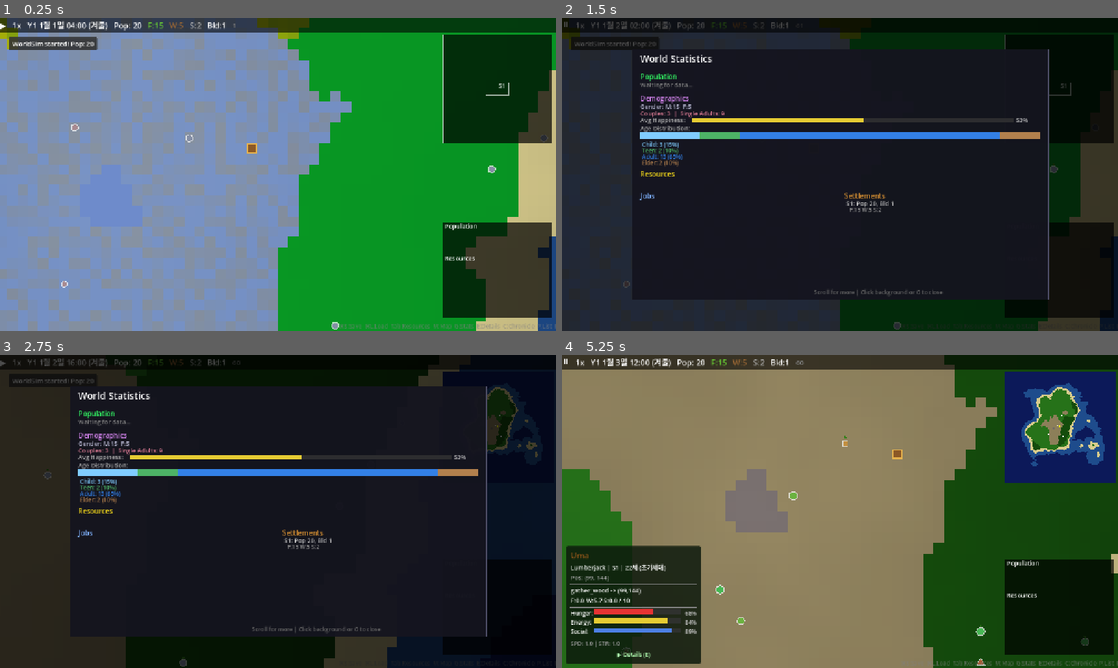
Above: before the commit, frames 1-4 (two rows, left to right).
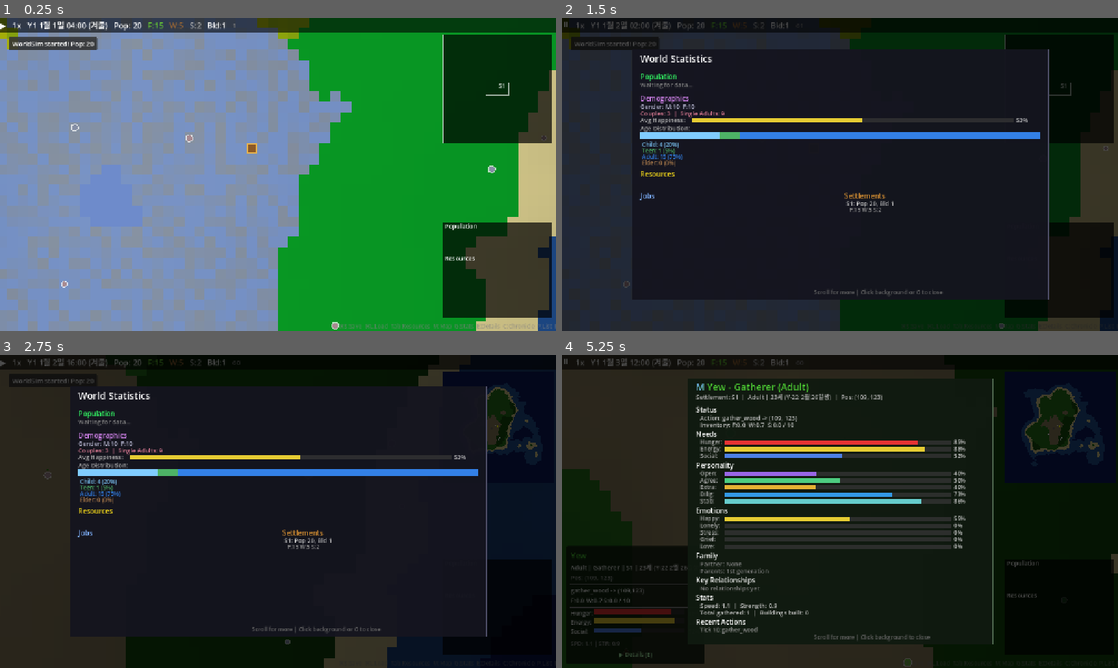
Above: after the commit, the same moments.

Repository: hyunlord/new-world
Game: Godot game, scene res://scenes/main/main.tscn
Two runs of this game, one before a commit and one after it. Both use one fixed random seed, a clock stepped at 60 frames per second and the inputs below.
Inputs (mouse positions are in pixels of both pictures, inside the frame that each line leads up to):
- Up to frame 1 (0.25 s): no input
- Up to frame 2 (1.5 s): tap Enter at 0.5 s; drag from (1056, 89) to (895, 105) at 0.52 s; drag from (1056, 271) to (812, 237) at 1.27 s
- Up to frame 3 (2.75 s): tap Space at 2 s; move the mouse to (278, 511) at 2.02 s; hold D from 2.03 s (still down); tap Tab at 2.1 s; click (278, 511) at 2.17 s
- Up to frame 4 (5.25 s): release D at 2.75 s; drag from (812, 574) to (673, 464) at 2.77 s; tap Enter at 3.5 s; move the mouse to (1006, 558) at 3.52 s; hold A 3.53-4.25 s; tap G at 3.6 s; tap Space at 3.77 s; drag from (673, 464) to (756, 433) at 4.27 s; click (634, 655) at 5 s, where only the run after the commit has a clickable "▶ Details (E)"

The runs differ from the first frame. In frame 1, less than 0.1% of the frame differs, in the area x 13-99%, y 34-100%; in frame 2, 0.4%; in frame 3, 0.4%; in frame 4, 92%, in the area x 0-100%, y 0-100%.

Commit message:
feat: birth_date system, childcare, 6-stage age, ancient removal (T-2007)
- birth_date stored on all entities, age derived from tick - birth_tick
- ChildcareSystem auto-feeds children from settlement stockpile
- 6-stage age: infant/toddler/child/teen/adult/elder (removed ancient)
- Child gathering at reduced efficiency, config-driven movement speed
- UI shows birth date + life stage in entity panels
- Enhanced demography + mortality logs with age-group breakdown

Co-Authored-By: Claude Sonnet 4.5 <noreply@anthropic.com>

Diff:
--- a/scenes/main/main.gd
+++ b/scenes/main/main.gd
@@ -26,6 +26,7 @@
 const AgeSystem = preload("res://scripts/systems/age_system.gd")
 const FamilySystem = preload("res://scripts/systems/family_system.gd")
 const MortalitySystem = preload("res://scripts/systems/mortality_system.gd")
+const ChildcareSystem = preload("res://scripts/systems/childcare_system.gd")
 
 var sim_engine: RefCounted
 var world_data: RefCounted
@@ -54,6 +55,7 @@
 var age_system: RefCounted
 var family_system: RefCounted
 var mortality_system: RefCounted
+var childcare_system: RefCounted
 
 @onready var world_renderer: Sprite2D = $WorldRenderer
 @onready var entity_renderer: Node2D = $EntityRenderer
@@ -112,6 +114,9 @@
 	needs_system = NeedsSystem.new()
 	needs_system.init(entity_manager)
 
+	childcare_system = ChildcareSystem.new()
+	childcare_system.init(entity_manager, building_manager, settlement_manager)
+
 	building_effect_system = BuildingEffectSystem.new()
 	building_effect_system.init(entity_manager, building_manager, sim_engine)
 
@@ -156,6 +161,7 @@
 	sim_engine.register_system(resource_regen_system)     # priority 5
 	sim_engine.register_system(job_assignment_system)     # priority 8
 	sim_engine.register_system(needs_system)              # priority 10
+	sim_engine.register_system(childcare_system)          # priority 12
 	sim_engine.register_system(building_effect_system)    # priority 15
 	sim_engine.register_system(behavior_system)           # priority 20
 	sim_engine.register_system(gathering_system)          # priority 25
--- a/scripts/ai/behavior_system.gd
+++ b/scripts/ai/behavior_system.gd
@@ -49,13 +49,25 @@
 	var social_deficit: float = 1.0 - entity.social
 	var stage: String = entity.age_stage
 
-	# Infant/toddler/child: wander, rest, socialize only
-	if stage == "infant" or stage == "toddler" or stage == "child":
+	# Infant/toddler: wander, rest, socialize only
+	if stage == "infant" or stage == "toddler":
 		return {
 			"wander": 0.3 + _rng.randf() * 0.1,
 			"rest": _urgency_curve(energy_deficit) * 1.2,
 			"socialize": _urgency_curve(social_deficit) * 0.8,
 		}
+
+	# Child: basic actions + reduced food/wood gathering
+	if stage == "child":
+		var child_scores: Dictionary = {
+			"wander": 0.3 + _rng.randf() * 0.1,
+			"rest": _urgency_curve(energy_deficit) * 1.2,
+			"socialize": _urgency_curve(social_deficit) * 0.8,
+			"gather_food": _urgency_curve(hunger_deficit) * 1.5 * 0.4,
+		}
+		if _resource_map != null and _has_nearby_resource(entity.position, GameConfig.ResourceType.WOOD, 15):
+			child_scores["gather_wood"] = (0.3 + _rng.randf() * 0.1) * 0.3
+		return child_scores
 
 	var scores: Dictionary = {
 		"wander": 0.2 + _rng.randf() * 0.1,
@@ -76,11 +88,6 @@
 				if entity.emotions.get("love", 0.0) > 0.3:
 					scores["visit_partner"] = 0.6  # Higher when in love
 
-	# Teen: gather_food only (no wood/stone/build)
-	if stage == "teen":
-		scores.erase("gather_wood")
-		scores.erase("gather_stone")
-
 	# ── Hunger override: ALL jobs prioritize food when starving ──
 	if entity.hunger < 0.3:
 		scores["gather_food"] = 1.0
@@ -88,14 +95,19 @@
 		if entity.inventory.get("food", 0.0) > 0.5:
 			scores["gather_food"] = 0.5  # lower because auto-eat handles it
 
-	# Resource gathering (requires resource_map) — teens cannot gather wood/stone
-	if _resource_map != null and stage != "teen":
+	# Resource gathering (requires resource_map)
+	if _resource_map != null:
 		if _has_nearby_resource(entity.position, GameConfig.ResourceType.WOOD, 15):
 			scores["gather_wood"] = 0.3 + _rng.randf() * 0.1
 		if _has_nearby_resource(entity.position, GameConfig.ResourceType.STONE, 15):
 			scores["gather_stone"] = 0.2 + _rng.randf() * 0.1
 
-	# Building-related actions (requires building_manager) — adults only (ancient treated as elder)
+	if stage == "teen":
+		if scores.has("gather_wood"):
+			scores["gather_wood"] *= 0.7
+		scores.erase("gather_stone")
+
+	# Building-related actions (requires building_manager) — adults only
 	if _building_manager != null and stage == "adult":
 		var sid: int = entity.settlement_id
 		# Deliver to stockpile — gradual threshold
--- a/scripts/core/entity_manager.gd
+++ b/scripts/core/entity_manager.gd
@@ -2,6 +2,7 @@
 
 const EntityDataScript = preload("res://scripts/core/entity_data.gd")
 const ChunkIndex = preload("res://scripts/core/chunk_index.gd")
+const GameCalendarScript = preload("res://scripts/core/game_calendar.gd")
 
 var _entities: Dictionary = {}  # id -> entity
 var _next_id: int = 1
@@ -71,6 +72,7 @@
 	# Set birth_tick: negative for pre-existing entities (born before game start)
 	if initial_age > 0:
 		entity.birth_tick = -initial_age
+	entity.birth_date = GameCalendarScript.birth_date_from_tick(entity.birth_tick, _rng)
 	# Frailty: N(1.0, 0.15), clamped [0.5, 2.0] (Vaupel frailty model)
 	entity.frailty = clampf(_rng.randfn(1.0, 0.15), 0.5, 2.0)
 	_entities[entity.id] = entity
--- /dev/null
+++ b/scripts/systems/childcare_system.gd
@@ -0,0 +1,97 @@
+extends "res://scripts/core/simulation_system.gd"
+
+var _entity_manager: RefCounted
+var _building_manager: RefCounted
+var _settlement_manager: RefCounted
+
+
+func _init() -> void:
+	system_name = "childcare"
+	priority = 12
+	tick_interval = GameConfig.CHILDCARE_TICK_INTERVAL
+
+
+func init(entity_manager: RefCounted, building_manager: RefCounted, settlement_manager: RefCounted) -> void:
+	_entity_manager = entity_manager
+	_building_manager = building_manager
+	_settlement_manager = settlement_manager
+
+
+func execute_tick(tick: int) -> void:
+	var alive: Array = _entity_manager.get_alive_entities()
+	var hungry_children: Array = []
+	for i in range(alive.size()):
+		var entity: RefCounted = alive[i]
+		if entity.age_stage != "infant" and entity.age_stage != "toddler" and entity.age_stage != "child" and entity.age_stage != "teen":
+			continue
+		if entity.hunger >= GameConfig.CHILDCARE_HUNGER_THRESHOLD:
+			continue
+		hungry_children.append(entity)
+
+	hungry_children.sort_custom(Callable(self, "_sort_hunger_ascending"))
+
+	for i in range(hungry_children.size()):
+		var child: RefCounted = hungry_children[i]
+		var settlement_id: int = child.settlement_id
+		if settlement_id <= 0:
+			continue
+
+		var feed_amount: float = float(GameConfig.CHILDCARE_FEED_AMOUNTS.get(child.age_stage, 0.0))
+		if feed_amount <= 0.0:
+			continue
+
+		var available_food: float = _get_settlement_food(settlement_id)
+		if available_food < feed_amount:
+			continue
+
+		var withdrawn: float = _withdraw_food(settlement_id, feed_amount)
+		if withdrawn <= 0.0:
+			continue
+
+		child.hunger = minf(child.hunger + withdrawn * GameConfig.FOOD_HUNGER_RESTORE, 1.0)
+		emit_event("child_fed", {
+			"entity_id": child.id,
+			"entity_name": child.entity_name,
+			"amount": withdrawn,
+			"settlement_id": settlement_id,
+			"hunger_after": child.hunger,
+			"tick": tick,
+		})
+
+
+func _get_settlement_food(settlement_id: int) -> float:
+	var total_food: float = 0.0
+	var stockpiles: Array = _building_manager.get_buildings_by_type("stockpile")
+	for i in range(stockpiles.size()):
+		var stockpile: RefCounted = stockpiles[i]
+		if stockpile.settlement_id != settlement_id or not stockpile.is_built:
+			continue
+		total_food += float(stockpile.storage.get("food", 0.0))
+	return total_food
+
+
+func _withdraw_food(settlement_id: int, amount: float) -> float:
+	if amount <= 0.0:
+		return 0.0
+
+	var remaining: float = amount
+	var withdrawn: float = 0.0
+	var stockpiles: Array = _building_manager.get_buildings_by_type("stockpile")
+	for i in range(stockpiles.size()):
+		if remaining <= 0.0:
+			break
+		var stockpile: RefCounted = stockpiles[i]
+		if stockpile.settlement_id != settlement_id or not stockpile.is_built:
+			continue
+		var available: float = float(stockpile.storage.get("food", 0.0))
+		if available <= 0.0:
+			continue
+		var take: float = minf(available, remaining)
+		stockpile.storage["food"] = available - take
+		remaining -= take
+		withdrawn += take
+	return withdrawn
+
+
+func _sort_hunger_ascending(a: RefCounted, b: RefCounted) -> bool:
+	return a.hunger < b.hunger
--- a/scripts/systems/family_system.gd
+++ b/scripts/systems/family_system.gd
@@ -59,46 +59,55 @@
 	_check_coupling(alive, tick)
 	_process_births(alive, tick)
 	_check_pregnancies(alive, tick)
-	# Yearly demography log with pregnancy block analysis
+	# Yearly demography log
 	var current_year: int = tick / GameConfig.TICKS_PER_YEAR
 	if current_year > _last_log_year:
 		_last_log_year = current_year
 		var pop: int = alive.size()
 		var couples: int = 0
 		var pregnant: int = 0
-		var fertile_women: int = 0
-		var avg_hunger: float = 0.0
-		# Pregnancy block counters
-		var b_no_partner: int = 0
-		var b_cooldown: int = 0
-		var b_hunger: int = 0
-		var b_age: int = 0
+		var adults: int = 0
+		var teens: int = 0
+		var children: int = 0
+		var infants: int = 0
 		for i in range(alive.size()):
 			var e: RefCounted = alive[i]
-			avg_hunger += e.hunger
 			if e.partner_id >= 0 and e.id < e.partner_id:
 				couples += 1
+			if e.age_stage == "adult" or e.age_stage == "elder":
+				adults += 1
+			elif e.age_stage == "teen":
+				teens += 1
+			elif e.age_stage == "child" or e.age_stage == "toddler":
+				children += 1
+			elif e.age_stage == "infant":
+				infants += 1
 			if e.gender == "female":
-				# Count fertile women (15-45)
-				if e.age >= _fertility_start and e.age < _fertility_end:
-					fertile_women += 1
-					if e.pregnancy_tick >= 0:
-						pregnant += 1
-					elif e.partner_id == -1:
-						b_no_partner += 1
-					elif e.last_birth_tick >= 0 and (tick - e.last_birth_tick) < POSTPARTUM_AMENORRHEA_TICKS:
-						b_cooldown += 1
-					elif e.hunger < 0.2:
-						b_hunger += 1
-				elif e.age_stage == "teen" or (e.age_stage == "adult" and e.age >= _fertility_end):
-					b_age += 1
-		avg_hunger = avg_hunger / float(pop) if pop > 0 else 0.0
-		print("[YEARLY] Y=%d pop=%d births=%d deaths=%d couples=%d pregnant=%d fertile_f=%d avg_hunger=%.2f" % [
-			current_year, pop, _entity_manager.total_births, _entity_manager.total_deaths,
-			couples, pregnant, fertile_women, avg_hunger,
+				if e.pregnancy_tick >= 0:
+					pregnant += 1
+		var settlement_food: float = 0.0
+		if _building_manager != null:
+			var stockpiles: Array = _building_manager.get_buildings_by_type("stockpile")
+			for i in range(stockpiles.size()):
+				var sp: RefCounted = stockpiles[i]
+				if sp.is_built:
+					settlement_food += sp.storage.get("food", 0.0)
+		var date: Dictionary = GameCalendar.tick_to_date(tick)
+		var month_label: String = GameCalendar.MONTH_NAMES[date.month - 1]
+		print("[DEMOGRAPHY] Y%d %s --- Yearly Report ---" % [
+			date.year, month_label,
 		])
-		print("  preg_blocks: no_partner=%d cooldown=%d hunger=%d age=%d" % [
-			b_no_partner, b_cooldown, b_hunger, b_age,
+		print("  Pop: %d (Adults: %d, Teens: %d, Children: %d, Infants: %d)" % [
+			pop, adults, teens, children, infants,
+		])
+		print("  Births: %d, Deaths: %d" % [
+			_entity_manager.total_births, _entity_manager.total_deaths,
+		])
+		print("  Couples: %d, Pregnant: %d" % [
+			couples, pregnant,
+		])
+		print("  Settlement food: %.1f" % [
+			settlement_food,
 		])
 
 
@@ -286,6 +295,7 @@
 	child.age = 0
 	child.age_stage = "infant"
 	child.birth_tick = tick
+	child.birth_date = GameCalendar.birth_date_from_tick(tick)
 	child.settlement_id = mother.settlement_id
 	child.parent_ids = [mother.id]
 	if father != null:
--- a/scripts/systems/gathering_system.gd
+++ b/scripts/systems/gathering_system.gd
@@ -37,18 +37,16 @@
 		if available < 0.5:
 			continue
 
-		# Age restriction: infants/toddlers/children can't gather
-		if entity.age_stage == "infant" or entity.age_stage == "toddler" or entity.age_stage == "child":
+		# Age restriction: infants and toddlers can't gather
+		if entity.age_stage == "infant" or entity.age_stage == "toddler":
 			continue
 
 		var remaining_cap: float = GameConfig.MAX_CARRY - entity.get_total_carry()
 		if remaining_cap <= 0.0:
 			continue
 
-		# Age efficiency: teen, elder, ancient gather at 50%
-		var age_efficiency: float = 1.0
-		if entity.age_stage == "teen" or entity.age_stage == "elder" or entity.age_stage == "ancient":
-			age_efficiency = 0.5
+		# Age efficiency defaults to 1.0 and can be overridden per stage in config
+		var age_efficiency: float = GameConfig.CHILD_GATHER_EFFICIENCY.get(entity.age_stage, 1.0)
 		var amount: float = minf(GameConfig.GATHER_AMOUNT * entity.speed * age_efficiency, minf(available, remaining_cap))
 		var harvested: float = _resource_map.harvest(x, y, res_type, amount)
 		if harvested > 0.0:
--- a/scripts/systems/job_assignment_system.gd
+++ b/scripts/systems/job_assignment_system.gd
@@ -23,10 +23,15 @@
 	var unassigned: Array = []
 	for i in range(entities.size()):
 		var entity = entities[i]
-		# Infants/toddlers/children get no job
-		if entity.age_stage == "infant" or entity.age_stage == "toddler" or entity.age_stage == "child":
+		# Infants/toddlers get no job
+		if entity.age_stage == "infant" or entity.age_stage == "toddler":
 			if entity.job != "none":
 				entity.job = "none"
+			continue
+		# Children can only be gatherers
+		if entity.age_stage == "child":
+			if entity.job != "gatherer":
+				entity.job = "gatherer"
 			continue
 		if entity.job == "none":
 			unassigned.append(entity)
@@ -51,8 +56,8 @@
 			})
 			continue
 		var best_job: String = _find_most_needed_job(ratios, job_counts, alive_count)
-		# Elder/ancient: no builder
-		if (entity.age_stage == "elder" or entity.age_stage == "ancient") and best_job == "builder":
+		# Elder: no builder
+		if entity.age_stage == "elder" and best_job == "builder":
 			best_job = "gatherer"
 		entity.job = best_job
 		job_counts[best_job] = job_counts.get(best_job, 0) + 1
--- a/scripts/systems/mortality_system.gd
+++ b/scripts/systems/mortality_system.gd
@@ -32,6 +32,9 @@
 var _year_births: int = 0
 var _year_deaths: int = 0
 var _year_infant_deaths: int = 0
+var _year_death_age_sum: float = 0.0
+var _year_death_age_samples: int = 0
+var _yearly_deaths_by_stage: Dictionary = {}
 var _year_start_pop: int = 0
 var _last_log_year: int = 0
 
@@ -144,9 +147,7 @@
 	if _rng.randf() < q_check:
 		var cause: String = _determine_cause(h_infant, h_background, h_senescence)
 		_entity_manager.kill_entity(entity.id, cause, tick)
-		_year_deaths += 1
-		if age_years < 1.0:
-			_year_infant_deaths += 1
+		register_death(age_years < 1.0, entity.age_stage, age_years)
 		emit_event("entity_died_siler", {
 			"entity_id": entity.id,
 			"entity_name": entity.entity_name,
@@ -188,6 +189,9 @@
 	_year_births = 0
 	_year_deaths = 0
 	_year_infant_deaths = 0
+	_year_death_age_sum = 0.0
+	_year_death_age_samples = 0
+	_yearly_deaths_by_stage = {}
 
 
 func _print_demography_log(year: int, tick: int) -> void:
@@ -195,6 +199,15 @@
 	var q0: float = 0.0
 	if _year_births > 0:
 		q0 = float(_year_infant_deaths) / float(_year_births)
+	var death_infant: int = int(_yearly_deaths_by_stage.get("infant", 0))
+	var death_child: int = int(_yearly_deaths_by_stage.get("child", 0))
+	var death_teen: int = int(_yearly_deaths_by_stage.get("teen", 0))
+	var death_adult: int = int(_yearly_deaths_by_stage.get("adult", 0))
+	var death_elder: int = int(_yearly_deaths_by_stage.get("elder", 0))
+	var avg_death_age: float = 0.0
+	if _year_death_age_samples > 0:
+		avg_death_age = _year_death_age_sum / float(_year_death_age_samples)
+	var infant_mortality_pct: float = q0 * 100.0
 
 	# Theoretical e0 from current Siler parameters
 	var e0: float = _calc_theoretical_e0()
@@ -207,8 +220,14 @@
 		total_age += GameConfig.get_age_years(alive[i].age)
 	var avg_age: float = total_age / maxf(float(alive.size()), 1.0)
 
-	print("[Demography] Y%d: pop=%d births=%d deaths=%d infant_deaths=%d q0=%.2f e0=%.1f e15=%.1f avg_age=%.1f" % [
-		year, pop, _year_births, _year_deaths, _year_infant_deaths, q0, e0, e15, avg_age,
+	print("[MORTALITY] Y%d --- Annual Summary ---" % year)
+	print("  Deaths: %d (infant: %d, child: %d, teen: %d, adult: %d, elder: %d)" % [
+		_year_deaths, death_infant, death_child, death_teen, death_adult, death_elder,
+	])
+	print("  Avg death age: %.1fy" % avg_death_age)
+	print("  Infant mortality: %d/%d (%.1f%%)" % [_year_infant_deaths, _year_births, infant_mortality_pct])
+	print("  Population: %d, e0=%.1f, e15=%.1f, avg_age=%.1f" % [
+		pop, e0, e15, avg_age,
 	])
 
 
@@ -218,10 +237,21 @@
 
 
 ## Register a death (called externally by NeedsSystem, FamilySystem)
-func register_death(is_infant: bool = false) -> void:
+func register_death(is_infant: bool = false, age_stage: String = "", age_years: float = -1.0) -> void:
 	_year_deaths += 1
 	if is_infant:
 		_year_infant_deaths += 1
+	var stage_key: String = age_stage
+	if is_infant:
+		stage_key = "infant"
+	if stage_key == "toddler" or stage_key == "child":
+		stage_key = "child"
+	elif stage_key != "infant" and stage_key != "teen" and stage_key != "adult" and stage_key != "elder":
+		stage_key = "adult"
+	_yearly_deaths_by_stage[stage_key] = int(_yearly_deaths_by_stage.get(stage_key, 0)) + 1
+	if age_years >= 0.0:
+		_year_death_age_sum += age_years
+		_year_death_age_samples += 1
 
 
 ## ─── Theoretical life expectancy (numerical integration) ──
--- a/scripts/systems/movement_system.gd
+++ b/scripts/systems/movement_system.gd
@@ -37,26 +37,9 @@
 			entity.path_index = 0
 			continue
 
-		# Age-based movement speed reduction (skip some movement ticks)
-		# child=50%, teen=80%, elder=~67%
-		var skip_move: bool = false
-		match entity.age_stage:
-			"infant", "toddler":
-				if (tick + entity.id) % 2 == 0:
-					skip_move = true
-			"child":
-				if (tick + entity.id) % 2 == 0:
-					skip_move = true
-			"teen":
-				if (tick + entity.id) % 5 == 0:
-					skip_move = true
-			"elder":
-				if (tick + entity.id) % 3 == 0:
-					skip_move = true
-			"ancient":
-				if (tick + entity.id) % 2 == 0:
-					skip_move = true
-		if skip_move:
+		# Age-based movement speed: skip ticks based on config
+		var skip_mod: int = GameConfig.CHILD_MOVE_SKIP_MOD.get(entity.age_stage, 0)
+		if skip_mod > 0 and (tick + entity.id) % skip_mod == 0:
 			continue
 
 		# Skip movement for rest/idle or if already at target
--- a/scripts/systems/needs_system.gd
+++ b/scripts/systems/needs_system.gd
@@ -20,7 +20,8 @@
 	for i in range(alive.size()):
 		var entity = alive[i]
 		# Decay needs
-		entity.hunger -= GameConfig.HUNGER_DECAY_RATE
+		var hunger_mult: float = GameConfig.CHILD_HUNGER_DECAY_MULT.get(entity.age_stage, 1.0)
+		entity.hunger -= GameConfig.HUNGER_DECAY_RATE * hunger_mult
 		entity.energy -= GameConfig.ENERGY_DECAY_RATE
 		entity.social -= GameConfig.SOCIAL_DECAY_RATE
 
@@ -28,8 +29,8 @@
 		if entity.current_action != "idle" and entity.current_action != "rest":
 			entity.energy -= GameConfig.ENERGY_ACTION_COST
 
-		# Age (increment by tick_interval so age counts in simulation ticks)
-		entity.age += tick_interval
+		# Age: derive from birth_tick (not incremental — avoids drift)
+		entity.age = tick - entity.birth_tick
 
 		# Auto-eat from inventory when hungry
 		if entity.hunger < GameConfig.HUNGER_EAT_THRESHOLD:
--- a/scripts/ui/entity_detail_panel.gd
+++ b/scripts/ui/entity_detail_panel.gd
@@ -1,5 +1,7 @@
 class_name EntityDetailPanel
 extends Control
+
+const GameCalendarScript = preload("res://scripts/core/game_calendar.gd")
 
 var _entity_manager: RefCounted
 var _building_manager: RefCounted
@@ -141,20 +143,19 @@
 	draw_string(font, Vector2(cx, cy), gender_icon, HORIZONTAL_ALIGNMENT_LEFT, -1, GameConfig.get_font_size("popup_title"), gender_color)
 	cy += 6.0
 
-	var age_years: float = GameConfig.get_age_years(entity.age)
+	var age_years: int = int(GameConfig.get_age_years(entity.age))
 	var sid_text: String = "S%d" % entity.settlement_id if entity.settlement_id > 0 else "None"
 	var preg_text: String = ""
 	if entity.pregnancy_tick >= 0:
 		preg_text = "  |  Pregnant"
-	# Birth date from birth_tick: "23세 (Y3 7월 15일생)" or "23세 (초기세대)"
+	# Birth date from birth_date dictionary.
 	var birth_str: String = ""
-	if entity.birth_tick >= 0:
-		var GameCalendar = load("res://scripts/core/game_calendar.gd")
-		var bd: Dictionary = GameCalendar.tick_to_date(entity.birth_tick)
-		birth_str = " (Y%d %d월 %d일생)" % [bd.year, bd.month, bd.day]
+	if not entity.birth_date.is_empty():
+		birth_str = GameCalendarScript.format_birth_date(entity.birth_date)
 	else:
-		birth_str = " (초기세대)"
-	draw_string(font, Vector2(cx, cy + 14), "Settlement: %s  |  %d세%s  |  Pos: (%d, %d)%s" % [sid_text, int(age_years), birth_str, entity.position.x, entity.position.y, preg_text], HORIZONTAL_ALIGNMENT_LEFT, -1, GameConfig.get_font_size("popup_body"), Color(0.7, 0.7, 0.7))
+		birth_str = "출생일 불명"
+	var life_stage_text: String = "%s | %d세 (%s)" % [entity.age_stage.capitalize(), age_years, birth_str]
+	draw_string(font, Vector2(cx, cy + 14), "Settlement: %s  |  %s  |  Pos: (%d, %d)%s" % [sid_text, life_stage_text, entity.position.x, entity.position.y, preg_text], HORIZONTAL_ALIGNMENT_LEFT, -1, GameConfig.get_font_size("popup_body"), Color(0.7, 0.7, 0.7))
 	cy += 22.0
 	_draw_separator(cx, cy, panel_w)
 	cy += 10.0
--- a/scripts/ui/entity_renderer.gd
+++ b/scripts/ui/entity_renderer.gd
@@ -40,8 +40,7 @@
 	"child": 0.65,
 	"teen": 0.85,
 	"adult": 1.0,
-	"elder": 0.95,
-	"ancient": 0.9,
+	"elder": 0.9,
 }
 
 ## Job visual definitions: shape, size, color
@@ -157,8 +156,8 @@
 				draw_circle(pos, size + OUTLINE_WIDTH, OUTLINE_COLOR)
 				draw_circle(pos, size, color)
 
-		# Elder/ancient white dot (gray hair indicator)
-		if entity.age_stage == "elder" or entity.age_stage == "ancient":
+		# Elder white dot (gray hair indicator)
+		if entity.age_stage == "elder":
 			draw_circle(pos + Vector2(0, -(size + 1.5)), 1.2, Color(0.9, 0.9, 0.9))
 
 		if _current_lod >= 1:
--- a/scripts/ui/hud.gd
+++ b/scripts/ui/hud.gd
@@ -576,14 +576,14 @@
 	var settlement_text: String = ""
 	if _settlement_manager != null and entity.settlement_id >= 0:
 		settlement_text = " | S%d" % entity.settlement_id
-	var age_years: float = GameConfig.get_age_years(entity.age)
-	var birth_info: String = ""
-	if entity.birth_tick >= 0:
-		var bd: Dictionary = GameCalendar.tick_to_date(entity.birth_tick)
-		birth_info = " (Y%d %d월생)" % [bd.year, bd.month]
-	elif entity.birth_tick < 0:
-		birth_info = " (초기세대)"
-	_entity_job_label.text = "%s%s | %d세%s" % [entity.job.capitalize(), settlement_text, int(age_years), birth_info]
+	var age_years: int = int(float(entity.age) / float(GameConfig.TICKS_PER_YEAR))
+	var birth_str: String = ""
+	if not entity.birth_date.is_empty():
+		birth_str = GameCalendar.format_birth_date(entity.birth_date)
+	else:
+		birth_str = "출생일 불명"
+	var age_text: String = "%d세 (%s)" % [age_years, birth_str]
+	_entity_job_label.text = "%s | %s%s | %s" % [entity.age_stage.capitalize(), entity.job.capitalize(), settlement_text, age_text]
 
 	# Position
 	_entity_info_label.text = "Pos: (%d, %d)" % [entity.position.x, entity.position.y]
--- a/scripts/ui/stats_detail_panel.gd
+++ b/scripts/ui/stats_detail_panel.gd
@@ -163,7 +163,7 @@
 				teen_count += 1
 			"adult":
 				adult_count += 1
-			"elder", "ancient":
+			"elder":
 				elder_count += 1
 
 		if e.gender == "male":
@@ -176,7 +176,7 @@
 		# Count couples (only count each pair once — count from one side)
 		if e.partner_id >= 0 and e.id < e.partner_id:
 			couple_count += 1
-		if e.partner_id < 0 and (e.age_stage == "adult" or e.age_stage == "elder" or e.age_stage == "ancient"):
+		if e.partner_id < 0 and (e.age_stage == "adult" or e.age_stage == "elder"):
 			single_adult_count += 1
 
 	var total: int = alive.size()
